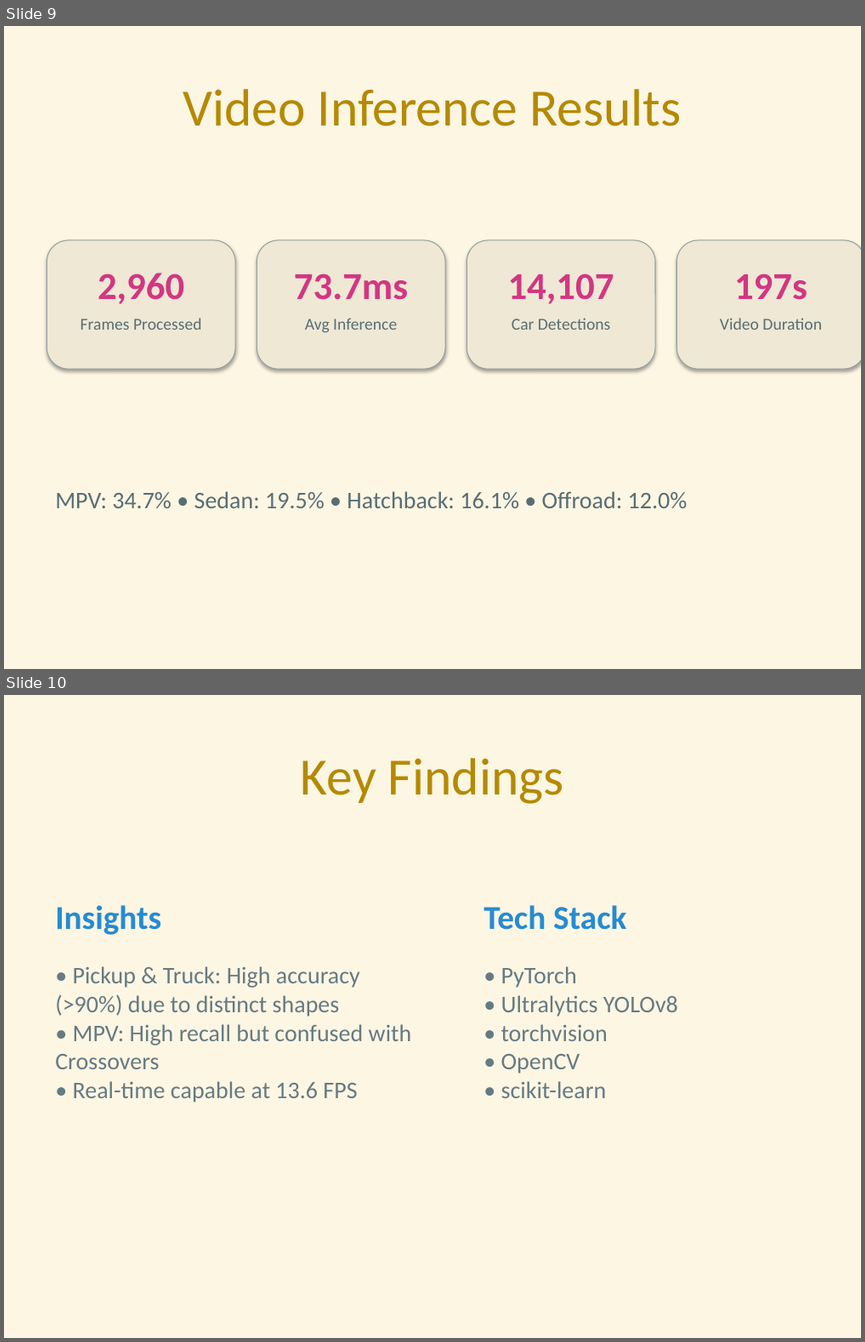
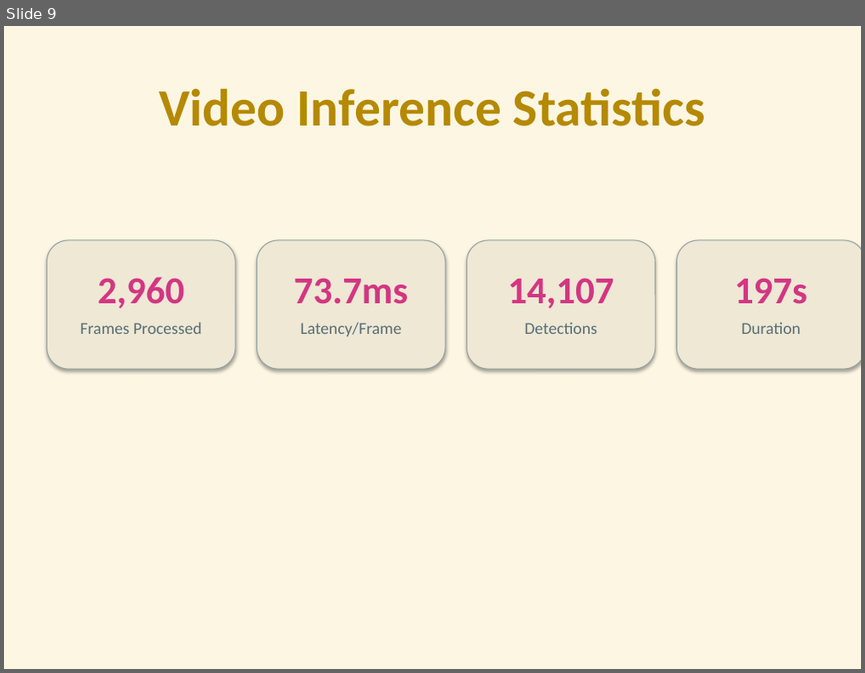
Before and after one commit to HyzenTech/car-retrieval-system, a slide deck: presentation.pptx. Shown one above the other, each under a label of ours: slides 9 and 10 before the commit, slide 9 after it. The pictures are 865x1342 and 865x673 pixels, drawn with LibreOffice and Linux fonts; fonts in the diff are those of the drawing. Boxes give left, top, right and bottom in pixels: in the first picture for what was removed or moved away, otherwise in the second. Text is boxed around its words. In the diff, an @@ line names an element or a change of style, - is before the commit and + after.

```diff
--- a/presentation.pptx
+++ b/presentation.pptx
@@ slide 10 removed at [4,695,861,1338], background #FDF6E3 @@
@@ title removed at [301,758,564,804] @@
-Key Findings
@@ text removed at [55,905,412,1102] @@
-Insights
-• Pickup & Truck: High accuracy (>90%) due to distinct shapes
-• MPV: High recall but confused with Crossovers
-• Real-time capable at 13.6 FPS
@@ text removed at [483,905,678,1098] @@
-Tech Stack
-• PyTorch
-• Ultralytics YOLOv8
-• torchvision
-• OpenCV
-• scikit-learn
@@ slide 9 changed as well @@
@@ title at [159,88,705,126]: text changed; bold on @@
-Video Inference Results
+Video Inference Statistics
@@ 5 texts: place and size @@
-5 texts at [80,272,807,329]
+5 texts at [80,277,807,334]
@@ text at [301,322,402,336]: text changed @@
-Avg Inference
+Latency/Frame
@@ text at [524,322,596,334]: text changed @@
-Car Detections
+Detections
@@ text at [741,322,800,334]: text changed @@
-Video Duration
+Duration
@@ text removed at [55,491,687,508] @@
-MPV: 34.7% • Sedan: 19.5% • Hatchback: 16.1% • Offroad: 12.0%
```
Also in this commit, not shown: 6 other slides changed, 3 slides added, 3 other slides removed, 1 other file.
